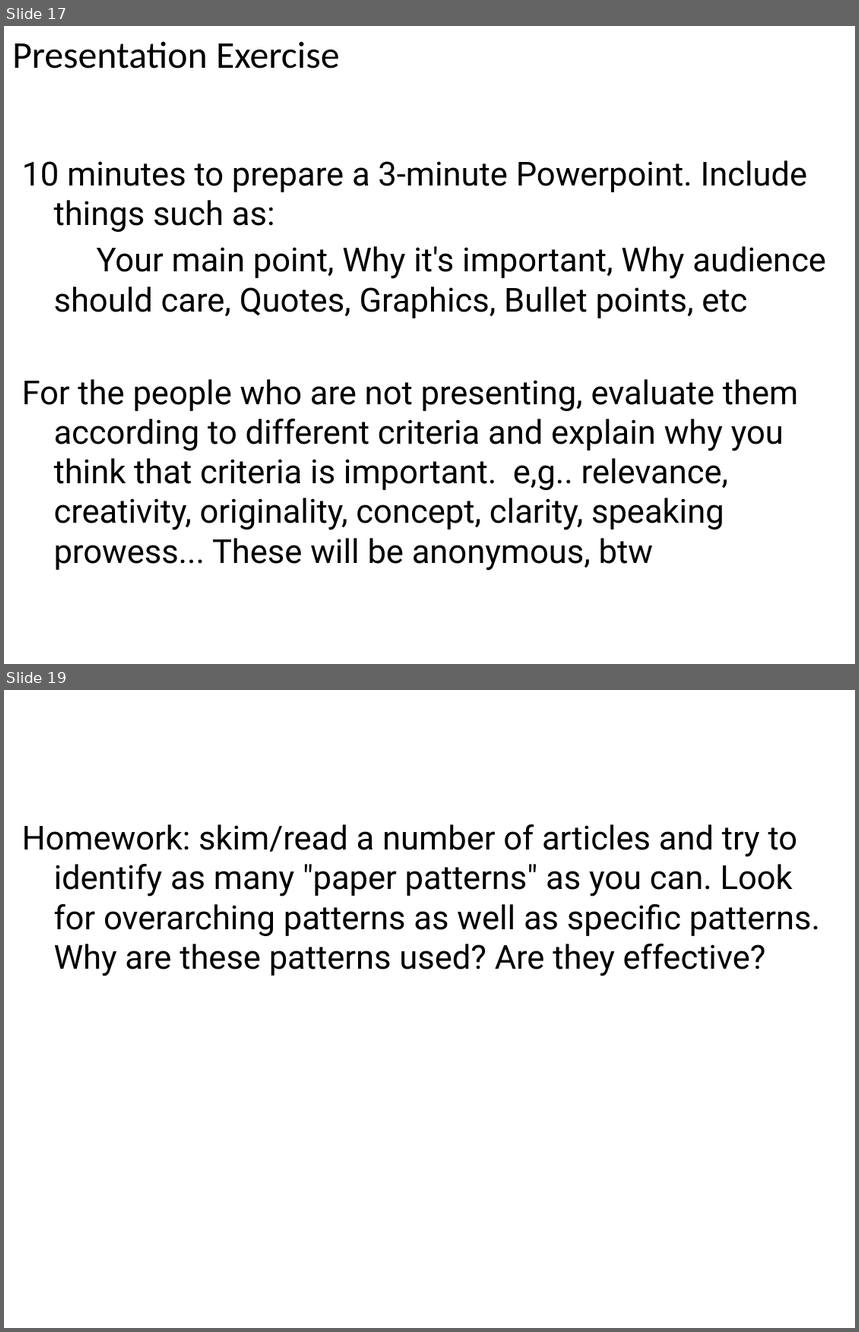
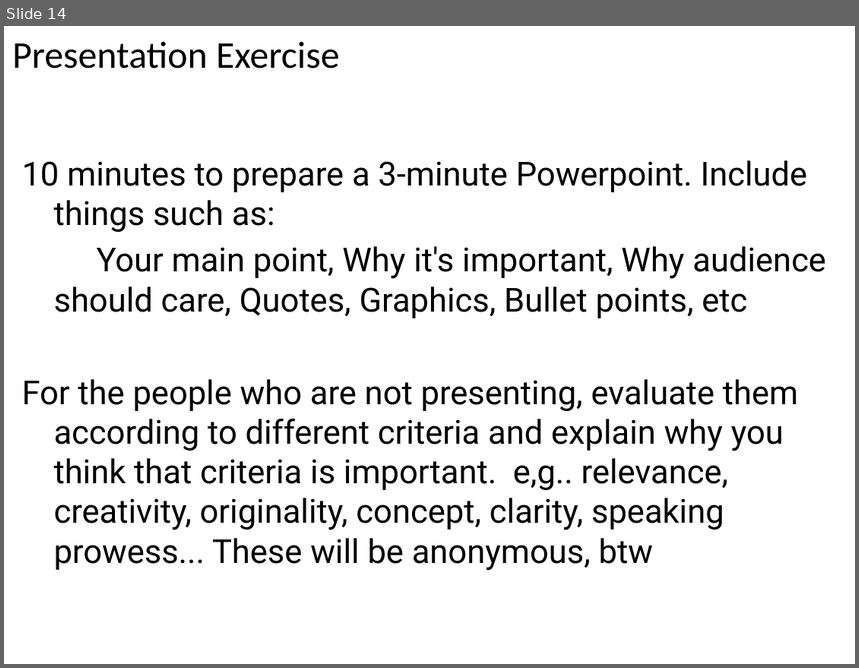
Before and after one commit to angusforbes/mat200c, a slide deck: slides/week2_day2.pptx. Shown one above the other, each under a label of ours: slides 17 and 19 before the commit, slide 14 after it; the slides between them are not shown. The pictures are 859x1332 and 859x668 pixels, drawn with LibreOffice and Linux fonts; fonts in the diff are those of the drawing. Boxes give left, top, right and bottom in pixels: in the first picture for what was removed or moved away, otherwise in the second. Text is boxed around its words. In the diff, an @@ line names an element or a change of style, - is before the commit and + after.

```diff
--- a/slides/week2_day2.pptx
+++ b/slides/week2_day2.pptx
@@ slide 19 removed at (x1=4, y1=690, x2=855, y2=1328), background #FFFFFF @@
@@ text removed at (x1=22, y1=825, x2=820, y2=977) @@
-Homework: skim/read a number of articles and try to identify as many "paper patterns" as you can. Look for overarching patterns as well as specific patterns. Why are these patterns used? Are they effective?
@@ what was slide 17 is now slide 14 @@
```
Also in this commit, not shown: 2 slides changed, 11 other slides removed, 9 other files.
